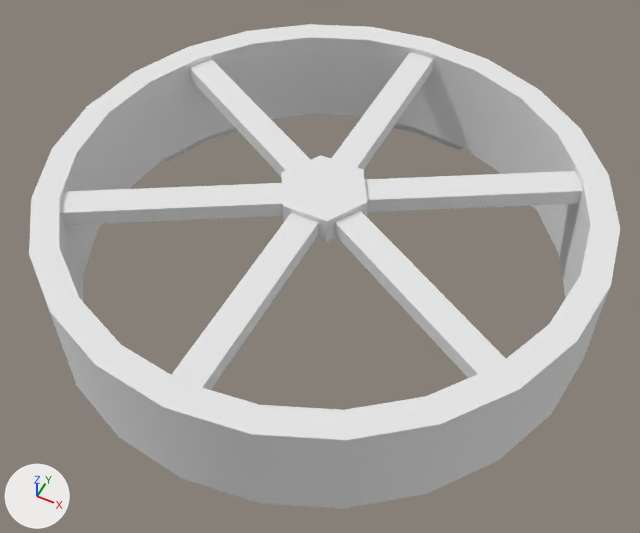
Two versions of the Blender file Unity/FairingBaseRing.blend, one commit apart.
Both versions are drawn from a 50 mm lens placed at (0.498, -1.01, 1.253), pointed at (0.015, -0.044, 0.045). The lights are fixed; the arrows at lower left show +X, +Y and +Z.

Names of what the first picture shows: 'model'.
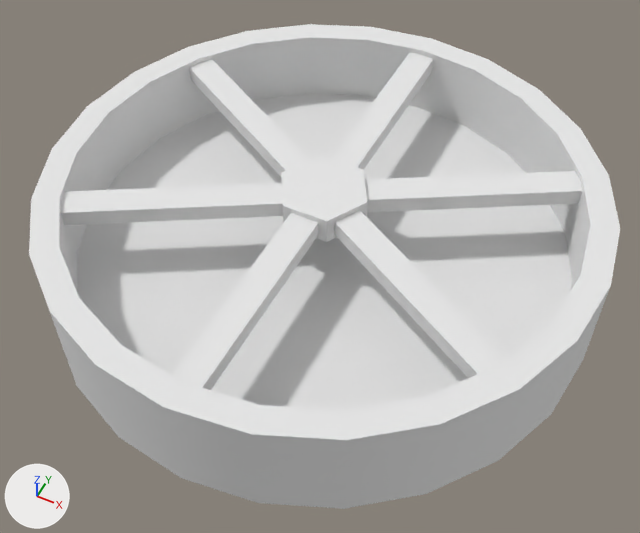
Location of each change, [x1, y1, x2, y2] in pixels of the pictures (640 x 533 px):
```json
{"object": "dragOnly", "change": "added", "after": [77, 93, 572, 410]}
```

Scene script edits in JSON lines:
```json
{"op": "add", "block": "me_cylinder_001", "code": ["me_cylinder_001 = bpy.data.meshes.new('Cylinder.001')", "me_cylinder_001.from_pydata(...)  # a 24-sided cylinder along y spanning x -0.452..0.452, y 0.0..0.057, z -0.452..0.452", "me_cylinder_001.polygons.foreach_set('use_smooth', [True] * 26)", "me_cylinder_001.materials.append(mat_material)  # its picture is missing"]}
{"op": "add", "block": "ob_dragonly", "code": ["ob_dragonly = bpy.data.objects.new('dragOnly', me_cylinder_001)", "ob_dragonly.location = (0.0, 0.0, 0.0)", "ob_dragonly.rotation_euler = (1.571, 0.0, 0.0)  # degrees (90, 0, 0)", "_m = ob_dragonly.modifiers.new('EdgeSplit', 'EDGE_SPLIT')", "_m.use_edge_angle = False"]}
```
